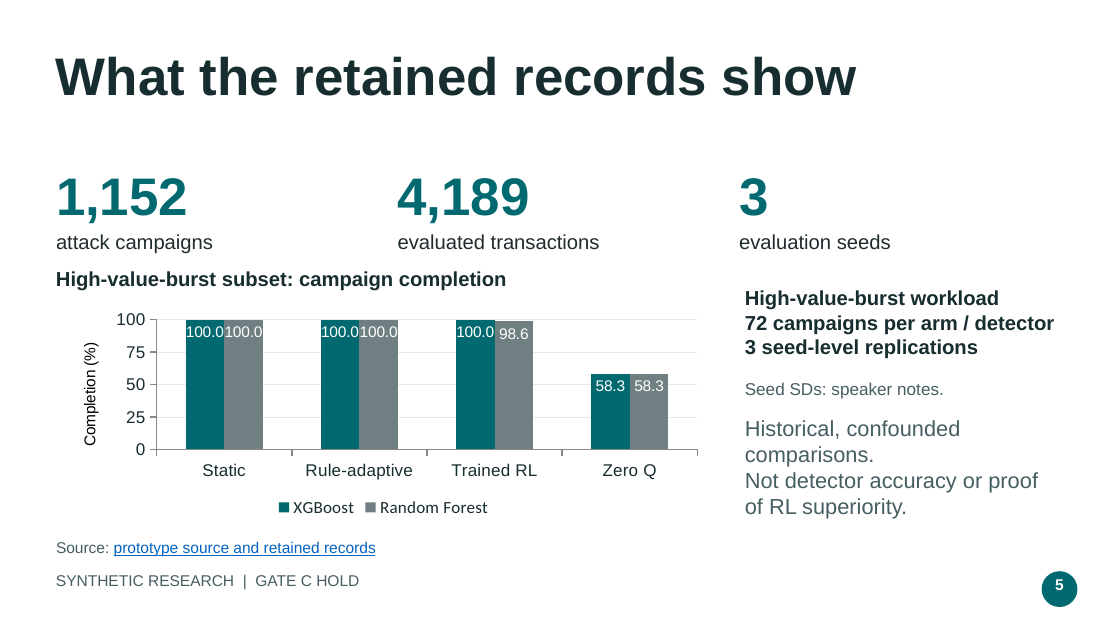
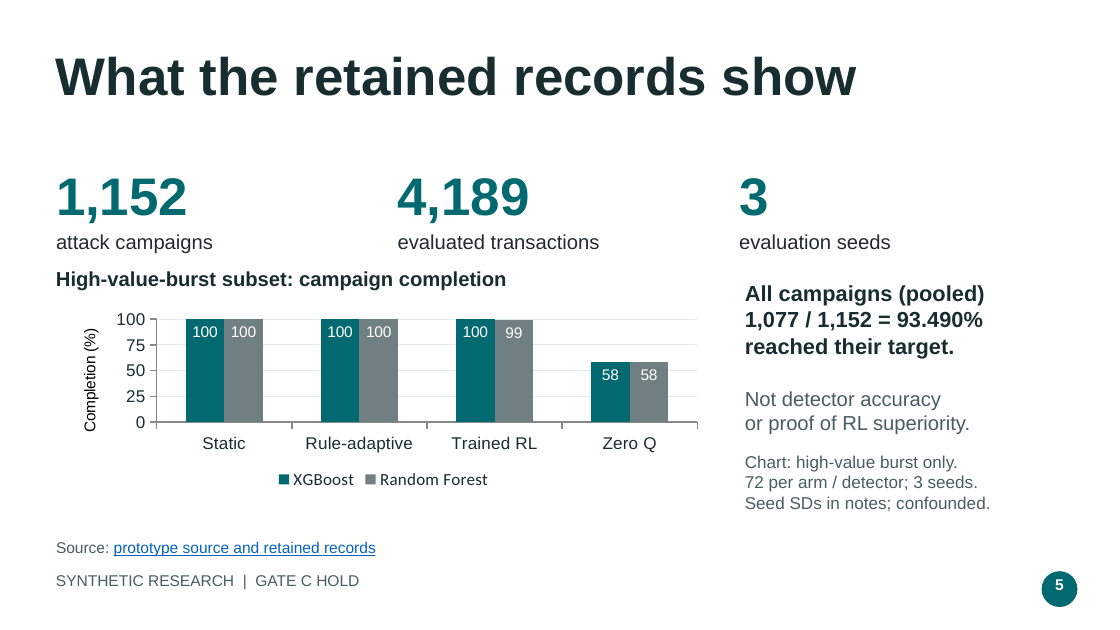
Before and after one commit to YuvakarthikKoduri/Campaign-Level-Adversarial-Stress-Testing-of-UPI-Fraud-Detection-Systems, a slide deck: slide 5 of research/review_materials/UPI_PROTOTYPE_FACULTY_8_SLIDES.pptx. Drawn at 1120x630 pixels with LibreOffice and Linux fonts; fonts in the diff are those of the drawing. Boxes give left, top, right and bottom in pixels: in the first picture for what was removed or moved away, otherwise in the second. Text is boxed around its words. In the diff, an @@ line names an element or a change of style, - is before the commit and + after.

```diff
--- a/research/review_materials/UPI_PROTOTYPE_FACULTY_8_SLIDES.pptx
+++ b/research/review_materials/UPI_PROTOTYPE_FACULTY_8_SLIDES.pptx
@@ text at (745,285,985,358): text changed; size 13 to 14 pt @@
-High-value-burst workload
-72 campaigns per arm / detector
-3 seed-level replications
+All campaigns (pooled)
+1,077 / 1,152 = 93.490%
+reached their target.
@@ column chart at (56,305,711,495) @@
@@ XGBoost, Zero Q: 58.3 to 58 @@
@@ data labels of XGBoost changed @@
@@ Random Forest, Trained RL: 98.6 to 99 @@
@@ Random Forest, Zero Q: 58.3 to 58 @@
@@ data labels of Random Forest changed @@
@@ column chart: place and size @@
-column chart at (56,305,711,523)
+column chart at (56,305,711,495)
@@ text removed at (745,382,944,399) @@
-Seed SDs: speaker notes.
@@ text at (745,391,970,434): text changed; size 14 to 13 pt @@
-Historical, confounded comparisons.
-Not detector accuracy or proof
-of RL superiority.
+Not detector accuracy
+or proof of RL superiority.
@@ text added at (745,455,990,511), 11 pt, text #465E62 @@
+Chart: high-value burst only.
+72 per arm / detector; 3 seeds.
+Seed SDs in notes; confounded.
```
Also in this commit, not shown: 3 other slides changed, 2 slides added, 2 slides removed, 12 other files.
